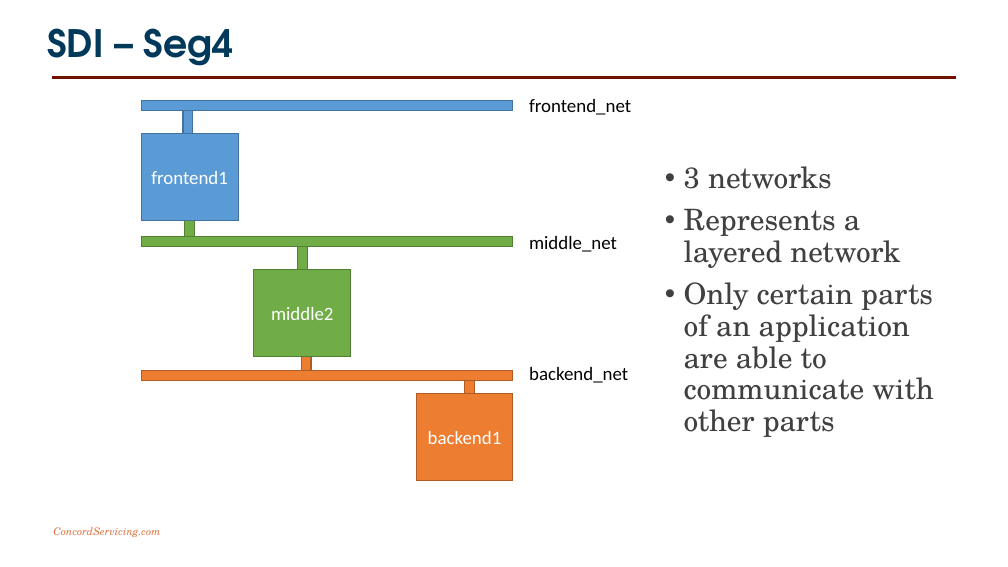
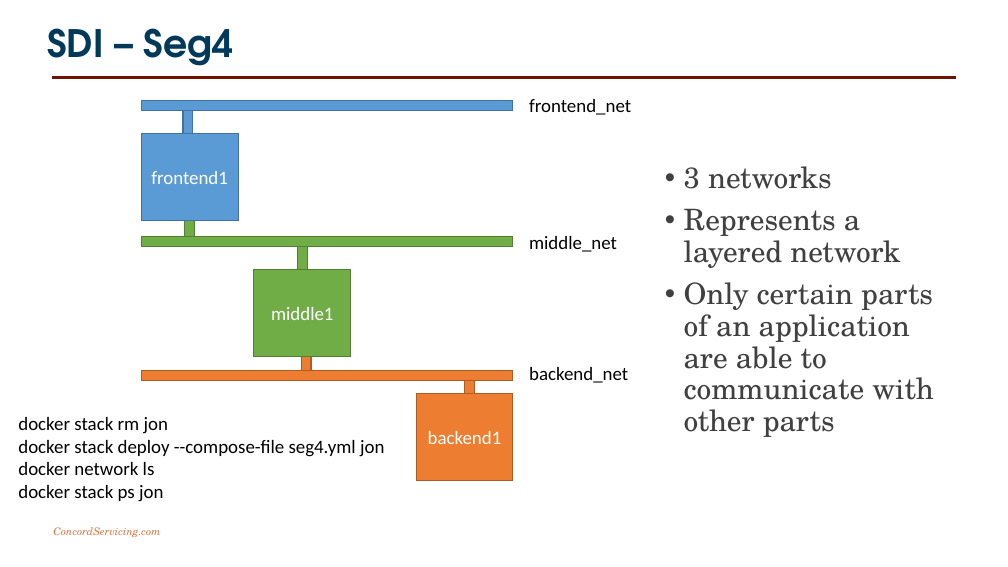
Before and after one commit to joncatlin/docker-compose-files, a slide deck: slide 12 of software defined infrastructure/20181013 Software Defined Infrastructure.pptx (slide 8 before the commit). Drawn at 1008x567 pixels with LibreOffice and Linux fonts; fonts in the diff are those of the drawing; background and template pictures are left out. Boxes give left, top, right and bottom in pixels: in the first picture for what was removed or moved away, otherwise in the second. Text is boxed around its words. In the diff, an @@ line names an element or a change of style, - is before the commit and + after.

```diff
--- a/software defined infrastructure/20181013 Software Defined Infrastructure.pptx
+++ b/software defined infrastructure/20181013 Software Defined Infrastructure.pptx
@@ text in rectangle at (x1=271, y1=307, x2=334, y2=320): text changed @@
-middle2
+middle1
@@ text added at (x1=18, y1=417, x2=384, y2=502), 18 pt, text #000000 @@
+docker stack rm jon
+docker stack deploy --compose-file seg4.yml jon
+docker network ls
+docker stack ps jon
```
Also in this commit, not shown: 9 other slides changed, 4 slides added, 6 slides removed, 2 other files.
